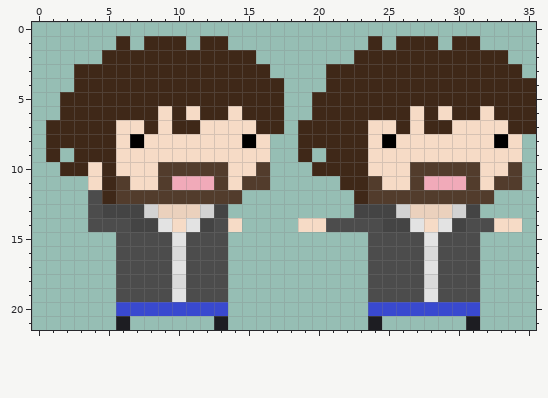
Pixel-art sprite -- android/assets/Ryan-j.png. Above: the version before the commit.
The file is 36x22 pixels.
The same view after the edit:
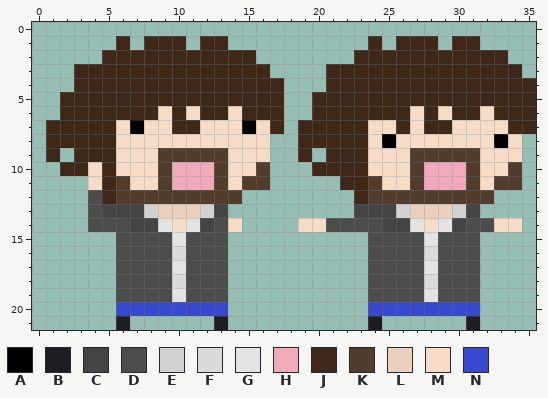
Palette (. is transparent): A #000000  B #1d1d22  C #444444  D #4c4c4c  E #d2d2d2  F #dadada  G #e3e3e3  H #f1aab9  J #3f2818  K #523c2c  L #ebd1bd  M #f6dbc6  N #3949cf
Diff:
y 7: x 7..8 MJ -> AM; x 15..16 MJ -> AM
y 8: x 7 A -> M; x 15 A -> M
y 9: x 9..13 MMMMM -> KKKKK; x 27..31 MMMMM -> KKKKK
y 10: x 10..12 KKK -> HHH; x 28..30 KKK -> HHH
